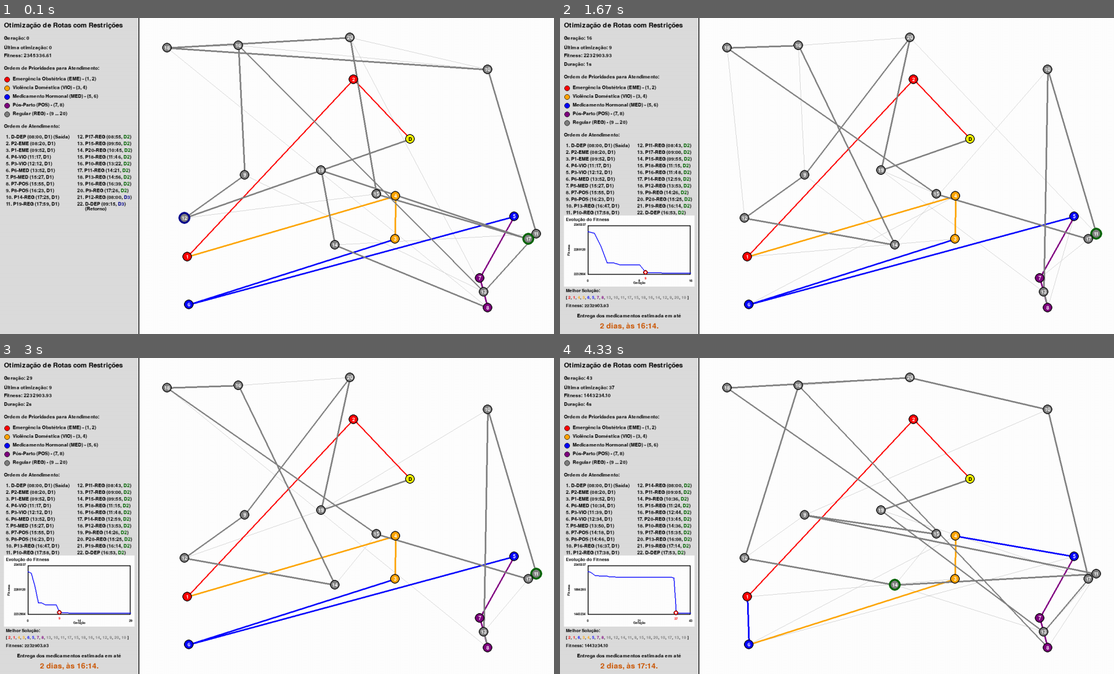
Above: before the commit, frames 1-4 (two rows, left to right).
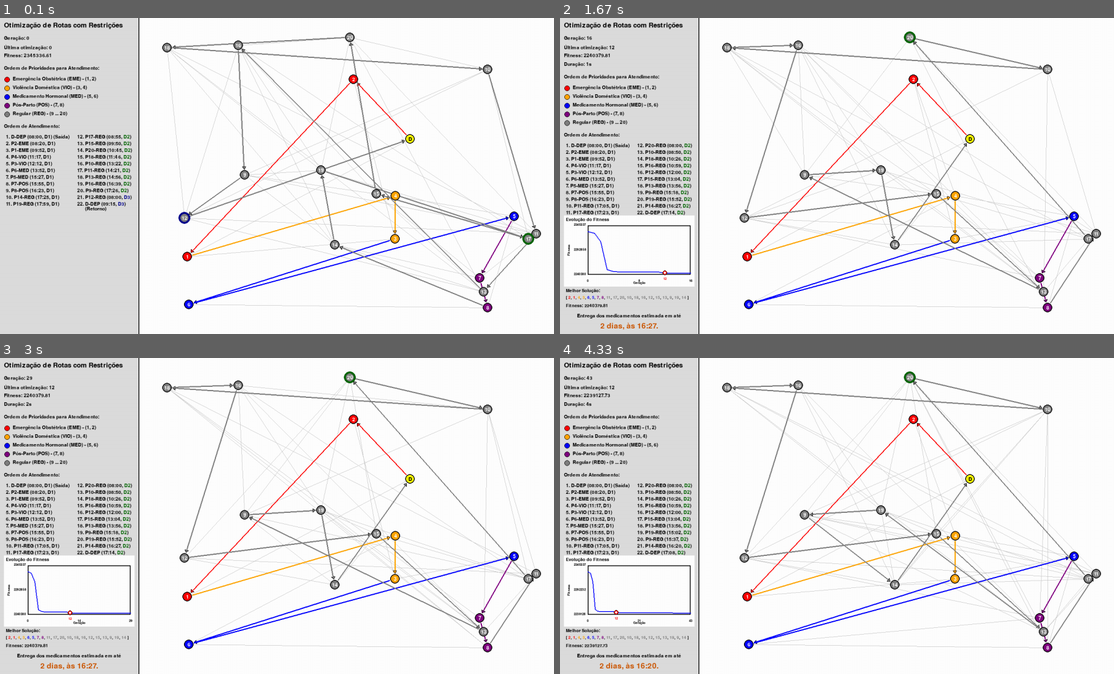
Above: after the commit, the same moments.

Repository: fernandavaldevino/genetic_route_optimizer
Game: pygame game, started from app/main.py
Same seed, same stepped clock (60 frames per second), same inputs: the game is played once before the commit and once after it.
Inputs:
- Up to frame 1 (0.1 s): no input
- Up to frame 2 (1.67 s): no input
- Up to frame 3 (3 s): no input
- Up to frame 4 (4.33 s): no input

The runs differ from the first frame. In frame 1, 4.1% of the frame differs, in the area x 30-97%, y 6-92%; in frame 2, 6.2%; in frame 3, 6.1%; in frame 4, 7.1%, in the area x 2-97%, y 4-99%.

Commit message:
Updates: - Fixing the gray lines to show the 5 solutions for both options of car quantity (instead 1 and 30, respectively) - Adding direction arrows for 1V routes - Adding GA runtime duration at streamlit page - Update README.md to delete the GCP Doploy section - Update Makefile with tests updates and to up all the  necessary services to execute the app features

Diff:
--- a/src/core/genetic_algorithm.py
+++ b/src/core/genetic_algorithm.py
@@ -346,10 +346,71 @@
     return child
 
 
+def validate_and_repair_route(route: List[ServicePoint]) -> List[ServicePoint]:
+    """ Valida e repara rota para garantir que seja válida
+    Garante:
+    1. Depósito (ID=0) está sempre na primeira posição
+    2. Ordem de prioridades é respeitada (EME → VIO → MED → POS → REG)
+    3. Todos os pontos estão presentes sem duplicação
+    """
+    if not route:
+        return route
+
+    # 1. Separar depósito dos outros pontos
+    depot = None
+    other_points = []
+    seen_ids = set()
+
+    for point in route:
+        # Evitar duplicação
+        if point.id in seen_ids:
+            continue
+        seen_ids.add(point.id)
+
+        if point.id == 0:
+            depot = point
+        else:
+            other_points.append(point)
+
+    # 2. Agrupar pontos por prioridade
+    priority_groups = {
+        ServicePriority.EMERGENCY_OBSTETRIC: [],
+        ServicePriority.DOMESTIC_VIOLENCE: [],
+        ServicePriority.HORMONAL_MEDICATION: [],
+        ServicePriority.POSTPARTUM_CARE: [],
+        ServicePriority.REGULAR: []
+    }
+
+    for point in other_points:
+        if point.priority in priority_groups:
+            priority_groups[point.priority].append(point)
+
+    # 3. Reconstruir rota na ordem correta de prioridades
+    priority_order = [
+        ServicePriority.EMERGENCY_OBSTETRIC,
+        ServicePriority.DOMESTIC_VIOLENCE,
+        ServicePriority.HORMONAL_MEDICATION,
+        ServicePriority.POSTPARTUM_CARE,
+        ServicePriority.REGULAR
+    ]
+
+    repaired_route = []
+
+    # Adicionar depósito no início
+    if depot:
+        repaired_route.append(depot)
+
+    # Adicionar pontos na ordem de prioridade
+    for priority in priority_order:
+        repaired_route.extend(priority_groups[priority])
+
+    return repaired_route
+
+
 def constrained_mutate(route: List[ServicePoint],
                        mutation_probability: float,
                        respect_priorities: bool = True) -> List[ServicePoint]:
-    """ Mutação que respeita ordem de prioridades
+    """ Mutação que respeita ordem de prioridades e SEMPRE gera indivíduos válidos
     Sempre mantém o depósito (ID=0) na primeira posição """
     if random.random() >= mutation_probability:
         return route
@@ -387,7 +448,8 @@
             idx1, idx2 = random.sample(group, 2)
             mutated_route[idx1], mutated_route[idx2] = mutated_route[idx2], mutated_route[idx1]
 
-        return mutated_route
+        # Validar e reparar (garante que está válida)
+        return validate_and_repair_route(mutated_route)
 
     # 10% das vezes: mutação livre (para diversidade, exceto depósito)
     mutation_type = random.choice(['swap', 'inversion'])
@@ -404,7 +466,8 @@
             idx2 = random.choice([i for i in valid_indices if i > idx1])
             mutated_route[idx1:idx2+1] = list(reversed(mutated_route[idx1:idx2+1]))
 
-    return mutated_route
+    # Sempre validar e reparar após mutação livre
+    return validate_and_repair_route(mutated_route)
 
 
 def sort_population_by_fitness(population: List[List[ServicePoint]],
--- a/src/core/multi_vehicle.py
+++ b/src/core/multi_vehicle.py
@@ -926,15 +926,92 @@
     return child
 
 
+def validate_and_repair_multi_vehicle_solution(solution: MultiVehicleSolution,
+                                                 all_service_points: List[ServicePoint]) -> MultiVehicleSolution:
+    """ Valida e repara solução multi-veículo para garantir que seja válida
+    Garante:
+    1. Todos os pontos estão presentes sem duplicação
+    2. Ordem de prioridades é respeitada em cada veículo (EME → VIO → MED → POS → REG)
+    3. Cada veículo tem uma rota válida
+    """
+    # Coletar todos os pontos da solução
+    all_points_in_solution = solution.get_all_points()
+    point_ids_in_solution = {p.id for p in all_points_in_solution}
+    expected_point_ids = {p.id for p in all_service_points}
+
+    # Verificar se há pontos faltando ou duplicados
+    missing_points = expected_point_ids - point_ids_in_solution
+
+    # Se há pontos faltando, redistribuir todos os pontos
+    if missing_points:
+        # Criar mapeamento de ID para ponto
+        id_to_point = {p.id: p for p in all_service_points}
+
+        # Redistribuir pontos igualmente entre veículos
+        num_vehicles = len(solution.vehicles)
+        points_per_vehicle = len(all_service_points) // num_vehicles
+
+        # Embaralhar pontos para redistribuição aleatória
+        shuffled_points = list(all_service_points)
+        random.shuffle(shuffled_points)
+
+        # Criar novas rotas
+        for i, vehicle in enumerate(solution.vehicles):
+            start_idx = i * points_per_vehicle
+            end_idx = start_idx + points_per_vehicle if i < num_vehicles - 1 else len(shuffled_points)
+            vehicle.route = shuffled_points[start_idx:end_idx]
+
+    # Reorganizar cada veículo para respeitar prioridades
+    for vehicle in solution.vehicles:
+        # Remover duplicatas mantendo ordem
+        seen = set()
+        unique_route = []
+        for point in vehicle.route:
+            if point.id not in seen:
+                seen.add(point.id)
+                unique_route.append(point)
+
+        # Separar por prioridade
+        priority_points, regular_points = split_points_by_priority(unique_route)
+
+        # Agrupar por nível de prioridade
+        priority_groups = {
+            ServicePriority.EMERGENCY_OBSTETRIC: [],
+            ServicePriority.DOMESTIC_VIOLENCE: [],
+            ServicePriority.HORMONAL_MEDICATION: [],
+            ServicePriority.POSTPARTUM_CARE: [],
+            ServicePriority.REGULAR: []
+        }
+
+        for point in priority_points:
+            if point.priority in priority_groups:
+                priority_groups[point.priority].append(point)
+
+        # Reconstruir rota na ordem correta
+        repaired_route = []
+        priority_order = [
+            ServicePriority.EMERGENCY_OBSTETRIC,
+            ServicePriority.DOMESTIC_VIOLENCE,
+            ServicePriority.HORMONAL_MEDICATION,
+            ServicePriority.POSTPARTUM_CARE
+        ]
+
+        for priority in priority_order:
+            repaired_route.extend(priority_groups[priority])
+
+        repaired_route.extend(regular_points)
+        vehicle.route = repaired_route
+
+    return solution
+
+
 def multi_vehicle_mutate(solution: MultiVehicleSolution,
                          depot_location: Tuple[float, float],
                          mutation_probability: float,
                          service_points: List[ServicePoint]) -> MultiVehicleSolution:
-    """
-    Mutação de solução multi-veículo
-    PERMITE trocas frequentes de pontos entre veículos (30% de chance)
-    Caso contrário, apenas reordena pontos dentro de cada veículo
-    """
+    """ Mutação de solução multi-veículo que sempre gera soluções válidas
+    Permite trocas frequentes de pontos entre veículos (30% de chance)
+    Caso contrário, apenas reordena pontos dentro de cada veículo """
     if random.random() >= mutation_probability:
         return solution
 
@@ -993,6 +1070,9 @@
 
             # Não aplicar 2-opt para permitir evolução gradual
             vehicle.route = priority_points + regular_points
+
+    # Sempre validar e reparar após mutação
+    mutated = validate_and_repair_multi_vehicle_solution(mutated, service_points)
 
     # Recalcular fitness
     calculate_multi_vehicle_fitness(mutated, depot_location)
--- a/src/visualization/pygame_viewer.py
+++ b/src/visualization/pygame_viewer.py
@@ -8,6 +8,7 @@
 import random
 import sys
 import copy
+import math
 import numpy as np
 from src.core.genetic_algorithm import (
     calculate_constrained_fitness,
@@ -64,8 +65,63 @@
         screen.blit(text, text_rect)
 
 
-def draw_route(screen, route, color=None, width=2, use_priority_colors=True):
-    """ Desenha a rota conectando os pontos """
+def draw_arrow(screen, color, start, end, width=3, arrow_size=12, node_radius=12):
+    """ Desenha uma seta de start para end, parando ANTES da borda dos círculos """
+    # Calcular vetor e distância
+    dx = end[0] - start[0]
+    dy = end[1] - start[1]
+    distance = math.sqrt(dx**2 + dy**2)
+
+    if distance == 0:
+        return
+
+    # Normalizar vetor
+    dx_norm = dx / distance
+    dy_norm = dy / distance
+
+    # Margem extra para evitar sobreposição (2 pixels além do raio)
+    margin = 2
+
+    # Ajustar pontos para parar antes da borda dos círculos
+    # Start: avançar pelo raio + margem
+    adjusted_start = (
+        start[0] + dx_norm * (node_radius + margin),
+        start[1] + dy_norm * (node_radius + margin)
+    )
+
+    # End: recuar pelo raio + margem + tamanho da seta
+    adjusted_end = (
+        end[0] - dx_norm * (node_radius + margin + arrow_size),
+        end[1] - dy_norm * (node_radius + margin + arrow_size)
+    )
+
+    # Desenhar linha ajustada (para antes da borda)
+    pygame.draw.line(screen, color, adjusted_start, adjusted_end, width)
+
+    # Calcular ângulo da seta
+    angle = math.atan2(dy, dx)
+
+    # Ponto da ponta da seta (logo antes da borda do círculo)
+    arrow_tip = (
+        end[0] - dx_norm * (node_radius + margin),
+        end[1] - dy_norm * (node_radius + margin)
+    )
+
+    # Pontos da base do triângulo da seta
+    arrow_angle = math.pi / 5  # 36 graus (mais aberto)
+    left_x = arrow_tip[0] - arrow_size * math.cos(angle - arrow_angle)
+    left_y = arrow_tip[1] - arrow_size * math.sin(angle - arrow_angle)
+    right_x = arrow_tip[0] - arrow_size * math.cos(angle + arrow_angle)
+    right_y = arrow_tip[1] - arrow_size * math.sin(angle + arrow_angle)
+
+    # Desenhar triângulo da seta preenchido
+    pygame.draw.polygon(screen, color, [arrow_tip, (left_x, left_y), (right_x, right_y)])
+    # Contorno preto para destacar
+    pygame.draw.polygon(screen, BLACK, [arrow_tip, (left_x, left_y), (right_x, right_y)], 1)
+
+
+def draw_route(screen, route, color=None, width=2, use_priority_colors=True, draw_arrows=False):
+    """ Desenha a rota conectando os pontos com ou sem setas """
     if len(route) < 2:
         return
 
@@ -85,7 +141,11 @@
             # Usar cor única
             line_color = color if color else GREEN
 
-        pygame.draw.line(screen, line_color, start_pos, end_pos, width)
+        # Desenhar com ou sem setas
+        if draw_arrows:
+            draw_arrow(screen, line_color, start_pos, end_pos, width=width, arrow_size=8, node_radius=NODE_RADIUS)
+        else:
+            pygame.draw.line(screen, line_color, start_pos, end_pos, width)
 
 
 def calculate_days_message(arrival_times):
@@ -788,7 +848,8 @@
         y = map_y_start + margin + (location[1] - min_y) * scale
         return (int(x), int(y))
 
-    # Desenhar linhas da rota coloridas por prioridade
+    # Desenhar linhas da rota coloridas por prioridade COM SETAS
+    node_radius_small = 10  # Raio dos pontos na tela de conclusão
     for i in range(len(best_route) - 1):
         start_pos = transform_point(best_route[i].location)
         end_pos = transform_point(best_route[i+1].location)
@@ -813,13 +874,14 @@
         else:
             line_color = PRIORITY_COLORS.get(dest_point.priority, GRAY)
 
-        pygame.draw.line(screen, line_color, start_pos, end_pos, 3)
-
-    # Desenhar linha de retorno ao depósito em cinza
+        # Desenhar com setas
+        draw_arrow(screen, line_color, start_pos, end_pos, width=3, arrow_size=6, node_radius=node_radius_small)
+
+    # Desenhar linha de retorno ao depósito em cinza COM SETA
     if len(best_route) > 0:
         last_point_pos = transform_point(best_route[-1].location)
         depot_pos = transform_point(best_route[0].location)
-        pygame.draw.line(screen, GRAY, last_point_pos, depot_pos, 3)
+        draw_arrow(screen, GRAY, last_point_pos, depot_pos, width=3, arrow_size=6, node_radius=node_radius_small)
 
     # Desenhar pontos
     for point in best_route:
@@ -1010,19 +1072,6 @@
                 last_improvement_generation
             )
 
-        # Desenhar segunda melhor rota primeiro (mais clara, sem cores de prioridade)
-        if len(population) > 1:
-            draw_route(screen, population[1], color=(200, 200, 200), width=1, use_priority_colors=False)
-
-        # Desenhar melhor rota com cores de prioridade
-        draw_route(screen, best_route, width=4, use_priority_colors=True)
-
-        # Desenhar linha de retorno ao depósito em cinza
-        if len(best_route) > 1:
-            last_point = best_route[-1]
-            depot = best_route[0]
-            pygame.draw.line(screen, GRAY, last_point.location, depot.location, 4)
-
         # Identificar pontos iniciais de cada dia
         start_points_by_day = {}
         if best_route and arrival_times:
@@ -1035,7 +1084,36 @@
                     start_points_by_day[day] = best_route[i].id
                     current_day = day
 
-        # Desenhar pontos de atendimento POR ÚLTIMO para ficarem sobre as linhas
+        # ORDEM DE DESENHO:
+        # 1. Linhas cinzas (5 soluções aleatórias) - SEM setas
+        if len(population) > 1:
+            num_to_draw = min(5, len(population))
+            if num_to_draw > 1:
+                random_indices = random.sample(range(1, len(population)), min(num_to_draw - 1, len(population) - 1))
+                for i in random_indices:
+                    # Desenhar linhas cinzas simples (sem setas)
+                    for j in range(len(population[i]) - 1):
+                        pygame.draw.line(screen, (200, 200, 200), population[i][j].location, population[i][j+1].location, 1)
+
+        # 2. Melhor rota COM SETAS (parâmetros do 2V: width=3, arrow_size=8)
+        for i in range(len(best_route) - 1):
+            start_pos = best_route[i].location
+            end_pos = best_route[i + 1].location
+            dest_point = best_route[i + 1]
+
+            if dest_point.id == 0:
+                line_color = GREEN
+            else:
+                line_color = PRIORITY_COLORS.get(dest_point.priority, GRAY)
+
+            # Desenhar seta com parâmetros do 2V
+            draw_arrow(screen, line_color, start_pos, end_pos, width=3, arrow_size=8, node_radius=NODE_RADIUS)
+
+        # Seta de retorno ao depósito
+        if len(best_route) > 1:
+            draw_arrow(screen, GRAY, best_route[-1].location, best_route[0].location, width=3, arrow_size=8, node_radius=NODE_RADIUS)
+
+        # 3. Pontos de atendimento POR ÚLTIMO (cobrem as linhas que entram nos círculos)
         draw_service_points(screen, service_points, NODE_RADIUS, start_points_by_day=start_points_by_day)
 
         # Imprimir informações no console a cada geração
--- a/src/visualization/pygame_viewer_2v.py
+++ b/src/visualization/pygame_viewer_2v.py
@@ -1213,7 +1213,9 @@
                         'best_fitness': best_fitness,
                         'fitness_history': best_fitness_history,
                         'best_solution': best_solution,
-                        'completed': True
+                        'completed': True,
+                        'elapsed_time': elapsed_time,
+                        'last_improvement_gen': last_improvement_generation
                     }, f)
                 print(f"Dados salvos em: {progress_file}")
 
@@ -1406,10 +1408,9 @@
         # Mostra as soluções sendo calculadas em tempo real
         # Só desaparece na tela final (quando finished=True)
         if not finished:
-            # Desenhar soluções aleatórias da população para maior diversidade visual
+            # Desenhar 5 soluções aleatórias da população (linhas cinzas)
             # IMPORTANTE: Desenhar AMBOS os veículos de cada solução
-            # Usar amostragem aleatória ao invés de sempre as mesmas top soluções
-            num_to_draw = min(15, len(population))  # Aumentado para 15
+            num_to_draw = min(5, len(population))
             if num_to_draw > 1:
                 # Pegar índices aleatórios (excluindo a melhor que é índice 0)
                 import random
--- a/streamlit/app_streamlit.py
+++ b/streamlit/app_streamlit.py
@@ -336,18 +336,33 @@
                 last_improvement_generation
             )
 
-        # Desenhar segunda melhor rota
+        # Desenhar 5 soluções aleatórias (linhas cinzas)
         if len(population) > 1:
-            draw_route(screen, population[1], color=(200, 200, 200), width=1, use_priority_colors=False)
-
-        # Desenhar melhor rota
-        draw_route(screen, best_route, width=4, use_priority_colors=True)
-
-        # Desenhar linha de retorno
+            num_to_draw = min(5, len(population))
+            if num_to_draw > 1:
+                random_indices = random.sample(range(1, len(population)), min(num_to_draw - 1, len(population) - 1))
+                for idx in random_indices:
+                    for j in range(len(population[idx]) - 1):
+                        pygame.draw.line(screen, (200, 200, 200), population[idx][j].location, population[idx][j+1].location, 1)
+
+        # Desenhar melhor rota COM SETAS (parâmetros do 2V: width=3, arrow_size=8)
+        from src.visualization.pygame_viewer import draw_arrow, NODE_RADIUS
+        for i in range(len(best_route) - 1):
+            start_pos = best_route[i].location
+            end_pos = best_route[i + 1].location
+            dest_point = best_route[i + 1]
+
+            if dest_point.id == 0:
+                line_color = (0, 255, 0)  # Verde para depósito
+            else:
+                from src.constants import PRIORITY_COLORS
+                line_color = PRIORITY_COLORS.get(dest_point.priority, (128, 128, 128))
+
+            draw_arrow(screen, line_color, start_pos, end_pos, width=3, arrow_size=8, node_radius=NODE_RADIUS)
+
+        # Seta de retorno ao depósito
         if len(best_route) > 1:
-            last_point = best_route[-1]
-            depot = best_route[0]
-            pygame.draw.line(screen, (128, 128, 128), last_point.location, depot.location, 4)
+            draw_arrow(screen, (128, 128, 128), best_route[-1].location, best_route[0].location, width=3, arrow_size=8, node_radius=NODE_RADIUS)
 
         # Identificar pontos iniciais de cada dia
         start_points_by_day = {}
@@ -394,6 +409,9 @@
 
         pygame.display.flip()
         clock.tick(FPS)
+
+    # Calcular tempo total decorrido
+    final_elapsed_time = pygame.time.get_ticks() / 1000.0 - start_time
 
     # Salvar resultados finais
     with open(progress_file, 'wb') as f:
@@ -403,6 +421,7 @@
             'fitness_history': best_fitness_history,
             'best_route': best_route,
             'arrival_times': arrival_times,
+            'elapsed_time': final_elapsed_time,
             'completed': True
         }, f)
 
@@ -1319,6 +1338,7 @@
                         st.session_state.is_multi_vehicle = False
 
                     st.session_state.fitness_history = final_data['fitness_history']
+                    st.session_state.elapsed_time = final_data.get('elapsed_time', 0)
                     st.session_state.screenshot_file = screenshot_file
                     st.session_state.optimization_done = True
 
@@ -1643,7 +1663,7 @@
 
                 # Nova linha com última geração com otimização
                 st.markdown("---")
-                col_opt1, col_opt2, col_opt3 = st.columns(3)
+                col_opt1, col_opt2, col_opt3, col_opt4 = st.columns(4)
                 with col_opt1:
                     st.metric("Última Geração com Otimização", f"{last_improvement_gen}")
                 with col_opt2:
@@ -1653,6 +1673,24 @@
                     if total_generations > 0:
                         stagnation = total_generations - last_improvement_gen
                         st.metric("Gerações sem Melhoria", f"{stagnation}")
+                with col_opt4:
+                    # Exibir duração total de execução
+                    elapsed_time = st.session_state.get('elapsed_time', 0)
+                    if elapsed_time > 0:
+                        hours = int(elapsed_time // 3600)
+                        minutes = int((elapsed_time % 3600) // 60)
+                        seconds = int(elapsed_time % 60)
+
+                        if hours > 0:
+                            duration_str = f"{hours}h{minutes:02d}m{seconds:02d}s"
+                        elif minutes > 0:
+                            duration_str = f"{minutes}m{seconds:02d}s"
+                        else:
+                            duration_str = f"{seconds}s"
+
+                        st.metric("Duração Total", duration_str)
+                    else:
+                        st.metric("Duração Total", "N/A")
 
             st.divider()
 
--- a/tests/test_cloud_deployment.py
+++ b/tests/test_cloud_deployment.py
@@ -226,7 +226,7 @@
     """ Testes para configuração de ambiente """
 
     def test_env_example_exists(self):
-        """Testa se .env.example existe"""
+        """ Testa se .env.example existe """
         env_example = Path(".env.example")
         assert env_example.exists(), ".env.example não encontrado"
 
@@ -237,15 +237,22 @@
         with open(env_example, 'r') as f:
             content = f.read()
 
-        # Verificar variáveis importantes (pelo menos uma deve existir)
-        important_vars = [
+        # Verificar variáveis importantes (todas devem existir)
+        required_vars = [
+            'LLM_PROVIDER',
             'OPENAI_API_KEY',
-            'LLM_PROVIDER',
-            'OLLAMA_BASE_URL'
+            'OPENAI_MODEL',
+            'OPENAI_TEMPERATURE',
+            'OLLAMA_BASE_URL',
+            'OLLAMA_MODEL',
+            'OLLAMA_TEMPERATURE',
+            'TELEGRAM_BOT_TOKEN',
+            'TELEGRAM_BOT_USERNAME',
+            'BOT_NAME'
         ]
 
-        has_any = any(var in content for var in important_vars)
-        assert has_any, f"Nenhuma variável importante encontrada em .env.example"
+        missing_vars = [var for var in required_vars if var not in content]
+        assert len(missing_vars) == 0, f"Variáveis faltando em .env.example: {', '.join(missing_vars)}"
 
     def test_gitignore_excludes_env_file(self):
         """ Testa se .gitignore exclui arquivo .env """
@@ -256,38 +263,6 @@
                 content = f.read()
 
             assert '.env' in content, ".env não está no .gitignore"
-
-
-class TestGCPDeploymentDocumentation:
-    """ Testes para documentação de deployment GCP """
-
-    def test_gcp_deployment_docs_exist(self):
-        """Testa se documentação de deployment GCP existe"""
-        docs_dir = Path("docs")
-
-        # Verificar se existe pelo menos um arquivo de documentação GCP
-        gcp_docs = list(docs_dir.glob("*GCP*.md")) if docs_dir.exists() else []
-        assert len(gcp_docs) > 0, "Nenhuma documentação GCP encontrada"
-
-    def test_deploy_gcp_doc_exists(self):
-        """ Testa se DEPLOY_GCP.md existe """
-        deploy_doc = Path("docs/DEPLOY_GCP.md")
-
-        if deploy_doc.exists():
-            with open(deploy_doc, 'r') as f:
-                content = f.read()
-
-            assert len(content) > 0, "DEPLOY_GCP.md está vazio"
-
-    def test_webhook_setup_doc_exists(self):
-        """ Testa se WEBHOOK_SETUP.md existe """
-        webhook_doc = Path("docs/WEBHOOK_SETUP.md")
-
-        if webhook_doc.exists():
-            with open(webhook_doc, 'r') as f:
-                content = f.read()
-
-            assert len(content) > 0, "WEBHOOK_SETUP.md está vazio"
 
 
 class TestMakefile:
Not shown, changed: Makefile
Not shown, changed: README.md
